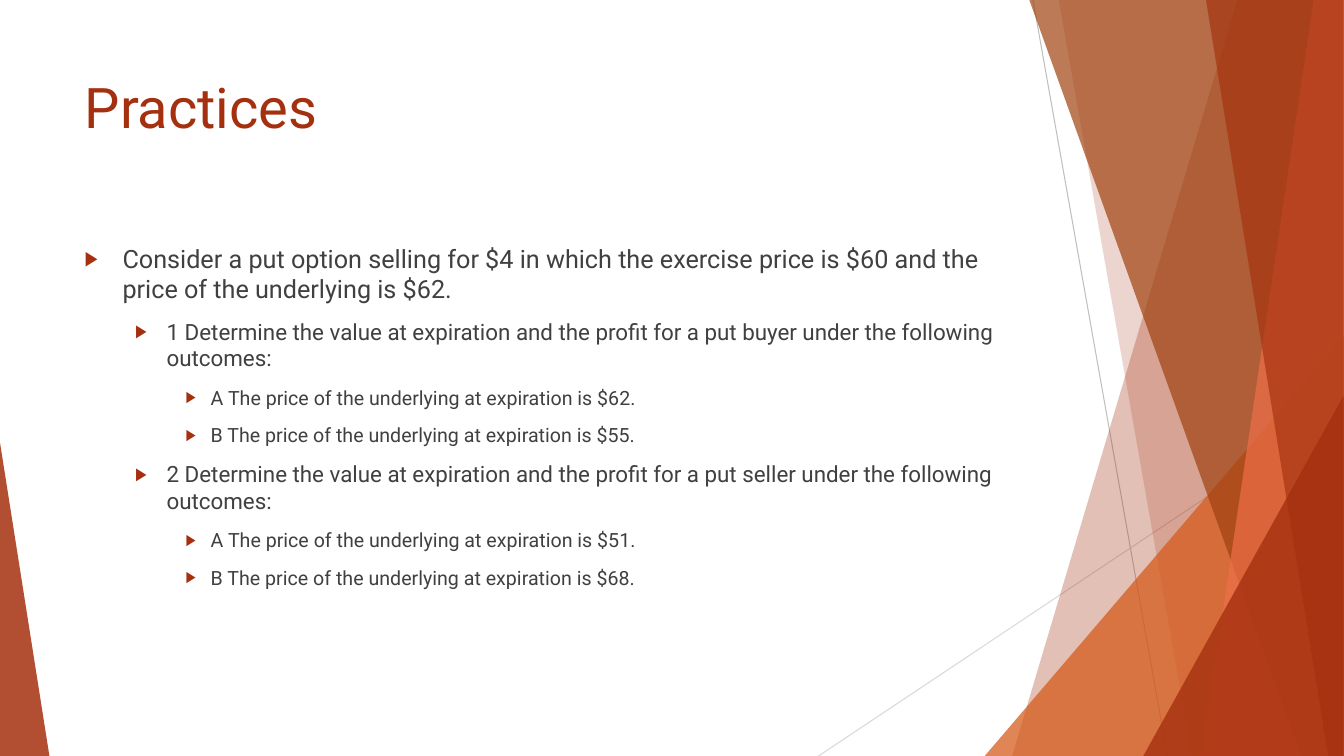
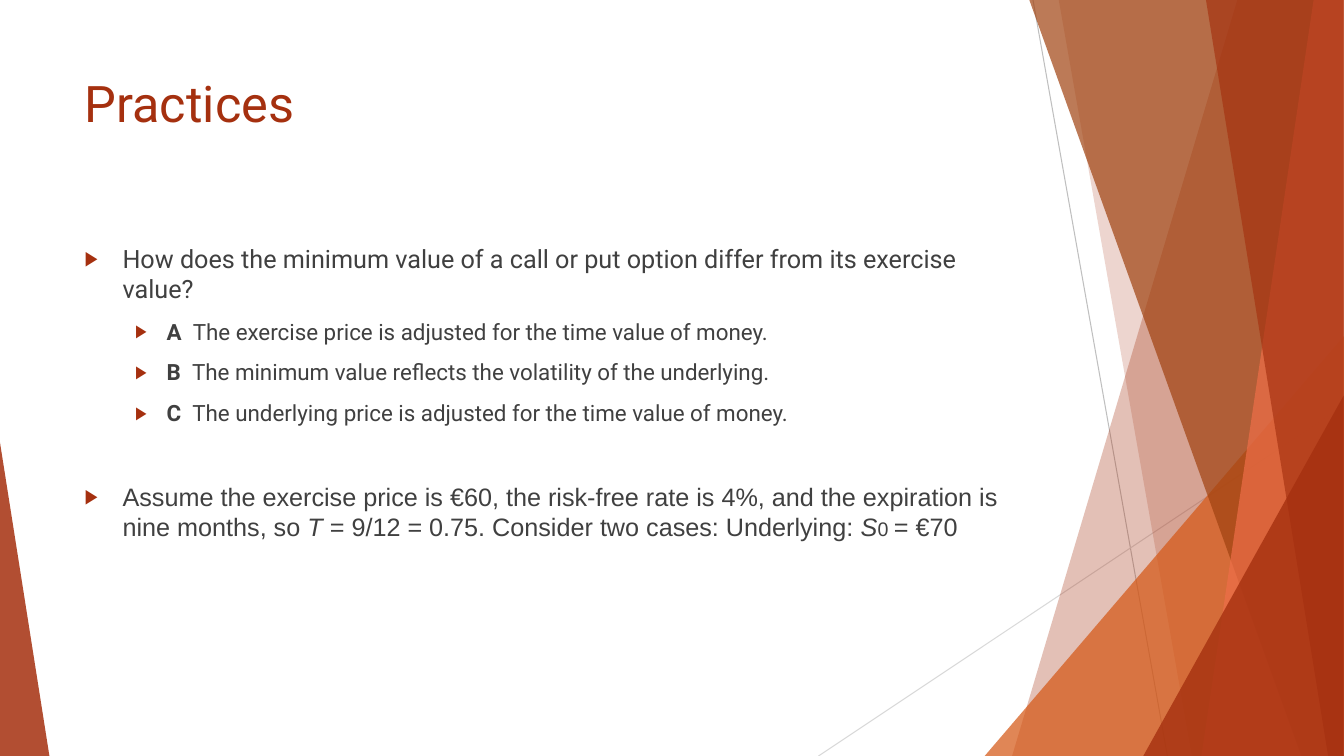
Before and after one commit to Isco0530/data, a slide deck: slide 41 of Reading 46.pptx (slide 42 before the commit). Drawn at 1344x756 pixels with LibreOffice and Linux fonts; fonts in the diff are those of the drawing. Boxes give left, top, right and bottom in pixels: in the first picture for what was removed or moved away, otherwise in the second. Text is boxed around its words. In the diff, an @@ line names an element or a change of style, - is before the commit and + after.

```diff
--- a/Reading 46.pptx
+++ b/Reading 46.pptx
@@ title "Practices" at [85,85,294,123]: size 40 to 36 pt @@
@@ text at [123,249,997,541]: text changed; size 14 to 18 pt @@
-▶ Consider a put option selling for $4 in which the exercise price is $60 and the price of the underlying is $62.
-  ▶ 1 Determine the value at expiration and the profit for a put buyer under the following outcomes:
-    ▶ A The price of the underlying at expiration is $62.
-    ▶ B The price of the underlying at expiration is $55.
-  ▶ 2 Determine the value at expiration and the profit for a put seller under the following outcomes:
-    ▶ A The price of the underlying at expiration is $51.
-    ▶ B The price of the underlying at expiration is $68.
+▶ How does the minimum value of a call or put option differ from its exercise value?
+  ▶ A The exercise price is adjusted for the time value of money.
+  ▶ B The minimum value reflects the volatility of the underlying.
+  ▶ C The underlying price is adjusted for the time value of money.
+▶ Assume the exercise price is €60, the risk-free rate is 4%, and the expiration is nine months, so T = 9/12 = 0.75. Consider two cases: Underlying: S0 = €70
```
Also in this commit, not shown: 11 other slides changed, 3 slides added, 14 slides removed.
